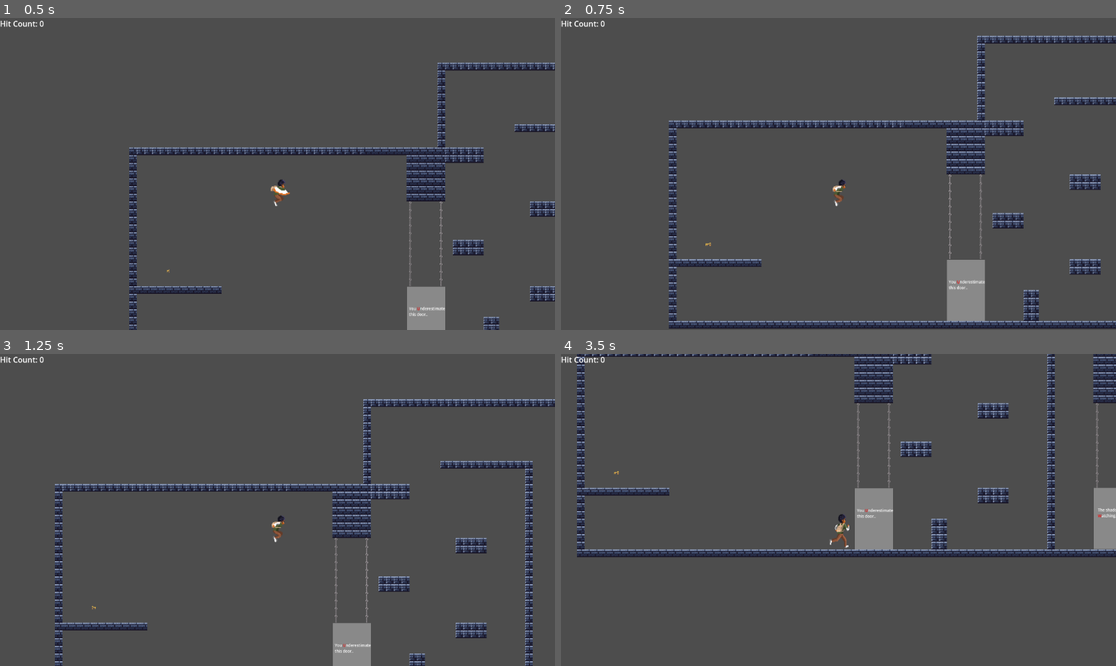
Above: before the commit, frames 1-4 (two rows, left to right).
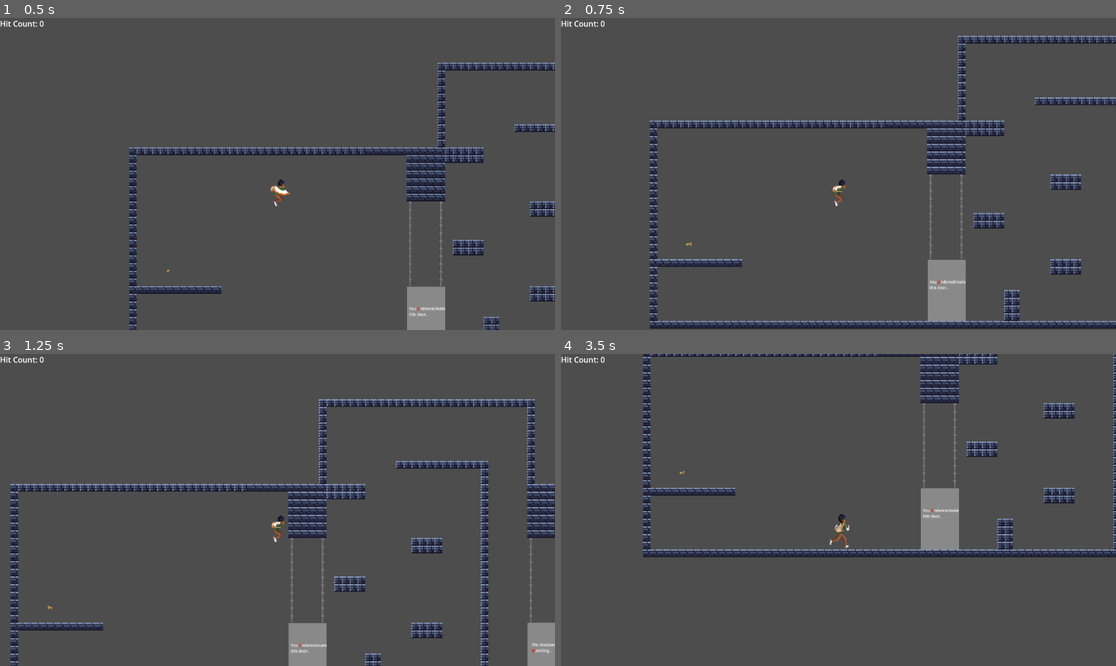
Above: after the commit, the same moments.

Repository: NMSU-Digital-Game-Design/game-jam-1-game-sandman-productions
Game: Godot game, scene res://Main.tscn
Same seed, same stepped clock (60 frames per second), same inputs: the game is played once before the commit and once after it.
Inputs:
- Up to frame 1 (0.5 s): no input
- Up to frame 2 (0.75 s): hold D (Right) from 0.53 s (still down); hold Shift (Sprint, bound only after the commit) from 0.53 s (still down)
- Up to frame 3 (1.25 s): keep holding D (Right); keep holding Shift (Sprint, bound only after the commit); tap W (Jump) at 0.77 s
- Up to frame 4 (3.5 s): release Shift (Sprint, bound only after the commit) at 1.28 s; tap S (Roll, bound only after the commit) at 1.35 s; tap W (Jump) at 1.52, 3.02 s; tap Shift (Sprint, bound only after the commit) at 1.55, 2.85 s; release D (Right) at 2.03 s; hold A (Left) 2.03-2.78 s; hold Shift (Sprint, bound only after the commit) 2.03-2.78 s; tap Space (Roll, bound only before the commit) at 2.1 s; hold D (Right) from 2.78 s (still down)

Frame 1 is identical in both runs. In frame 2, 8.1% of the frame differs, in the area x 15-100%, y 5-100%; in frame 3, 13%, in the area x 1-100%, y 14-100%; in frame 4, 12%.

Commit message:
Added Sprint Mechanic

Diff:
--- a/Int Test Isaiah/Mindhunter/Escalator/Escalator.tscn
+++ b/Int Test Isaiah/Mindhunter/Escalator/Escalator.tscn
@@ -7,6 +7,7 @@
 [ext_resource type="Texture2D" uid="uid://sl8yevj3pk4f" path="res://Escalator/Assets/SpriteSheet/run.png" id="5_665ck"]
 [ext_resource type="AudioStream" uid="uid://b7h7drs2ioamc" path="res://Escalator/Assets/mixkit-impact-of-a-blow-2150.wav" id="5_j50fp"]
 [ext_resource type="Texture2D" uid="uid://dprukl7h7eql4" path="res://Escalator/Assets/SpriteSheet/Roll.png" id="5_q7mh7"]
+[ext_resource type="Texture2D" uid="uid://d10vso7gbsvmc" path="res://Escalator/Assets/SpriteSheet/sprint.png" id="6_66i1h"]
 
 [sub_resource type="AtlasTexture" id="AtlasTexture_jcf7k"]
 atlas = ExtResource("2_ksona")
@@ -239,6 +240,54 @@
 [sub_resource type="AtlasTexture" id="AtlasTexture_60i5s"]
 atlas = ExtResource("5_q7mh7")
 region = Rect2(1024, 0, 64, 64)
+
+[sub_resource type="AtlasTexture" id="AtlasTexture_07i55"]
+atlas = ExtResource("6_66i1h")
+region = Rect2(0, 0, 64, 64)
+
+[sub_resource type="AtlasTexture" id="AtlasTexture_lrt1i"]
+atlas = ExtResource("6_66i1h")
+region = Rect2(64, 0, 64, 64)
+
+[sub_resource type="AtlasTexture" id="AtlasTexture_3wwu5"]
+atlas = ExtResource("6_66i1h")
+region = Rect2(128, 0, 64, 64)
+
+[sub_resource type="AtlasTexture" id="AtlasTexture_d5c0n"]
+atlas = ExtResource("6_66i1h")
+region = Rect2(192, 0, 64, 64)
+
+[sub_resource type="AtlasTexture" id="AtlasTexture_t85rh"]
+atlas = ExtResource("6_66i1h")
+region = Rect2(256, 0, 64, 64)
+
+[sub_resource type="AtlasTexture" id="AtlasTexture_cokvo"]
+atlas = ExtResource("6_66i1h")
+region = Rect2(320, 0, 64, 64)
+
+[sub_resource type="AtlasTexture" id="AtlasTexture_nf87h"]
+atlas = ExtResource("6_66i1h")
+region = Rect2(384, 0, 64, 64)
+
+[sub_resource type="AtlasTexture" id="AtlasTexture_3lnyh"]
+atlas = ExtResource("6_66i1h")
+region = Rect2(448, 0, 64, 64)
+
+[sub_resource type="AtlasTexture" id="AtlasTexture_w2dyo"]
+atlas = ExtResource("6_66i1h")
+region = Rect2(512, 0, 64, 64)
+
+[sub_resource type="AtlasTexture" id="AtlasTexture_5smvv"]
+atlas = ExtResource("6_66i1h")
+region = Rect2(576, 0, 64, 64)
+
+[sub_resource type="AtlasTexture" id="AtlasTexture_2gtr2"]
+atlas = ExtResource("6_66i1h")
+region = Rect2(640, 0, 64, 64)
+
+[sub_resource type="AtlasTexture" id="AtlasTexture_lwd52"]
+atlas = ExtResource("6_66i1h")
+region = Rect2(704, 0, 64, 64)
 
 [sub_resource type="AtlasTexture" id="AtlasTexture_ymsws"]
 atlas = ExtResource("5_665ck")
@@ -472,6 +521,47 @@
 "loop": true,
 "name": &"roll",
 "speed": 10.0
+}, {
+"frames": [{
+"duration": 1.0,
+"texture": SubResource("AtlasTexture_07i55")
+}, {
+"duration": 1.0,
+"texture": SubResource("AtlasTexture_lrt1i")
+}, {
+"duration": 1.0,
+"texture": SubResource("AtlasTexture_3wwu5")
+}, {
+"duration": 1.0,
+"texture": SubResource("AtlasTexture_d5c0n")
+}, {
+"duration": 1.0,
+"texture": SubResource("AtlasTexture_t85rh")
+}, {
+"duration": 1.0,
+"texture": SubResource("AtlasTexture_cokvo")
+}, {
+"duration": 1.0,
+"texture": SubResource("AtlasTexture_nf87h")
+}, {
+"duration": 1.0,
+"texture": SubResource("AtlasTexture_3lnyh")
+}, {
+"duration": 1.0,
+"texture": SubResource("AtlasTexture_w2dyo")
+}, {
+"duration": 1.0,
+"texture": SubResource("AtlasTexture_5smvv")
+}, {
+"duration": 1.0,
+"texture": SubResource("AtlasTexture_2gtr2")
+}, {
+"duration": 1.0,
+"texture": SubResource("AtlasTexture_lwd52")
+}],
+"loop": true,
+"name": &"sprint",
+"speed": 15.0
 }, {
 "frames": [{
 "duration": 1.0,
@@ -518,7 +608,9 @@
 position = Vector2(4, 37)
 scale = Vector2(1.125, 1.40625)
 sprite_frames = SubResource("SpriteFrames_f117k")
+animation = &"walking"
 autoplay = "default"
+frame_progress = 0.870374
 
 [node name="CollisionShape2D" type="CollisionShape2D" parent="."]
 position = Vector2(3, 44)
--- a/Int Test Isaiah/Mindhunter/Escalator/escalator.gd
+++ b/Int Test Isaiah/Mindhunter/Escalator/escalator.gd
@@ -2,6 +2,7 @@
 
 var gravity = 350
 var walkingVelocity = 220
+var sprintingVelocity = 420
 var jumpVelocity = 220
 
 signal beenHit;
@@ -46,18 +47,33 @@
 	else:
 		# Normal movement
 		if Input.is_action_pressed("Right"):
-			velocity.x = walkingVelocity
+			if Input.is_action_pressed("Sprint"):
+				velocity.x = sprintingVelocity
+			else:
+				velocity.x = walkingVelocity
 			facing_right = true
 			if is_on_floor():
-				$AnimatedSprite2D.animation = "walking"
-				$AnimatedSprite2D.play()
+				if Input.is_action_pressed("Sprint"):
+					$AnimatedSprite2D.animation = "sprint"
+					$AnimatedSprite2D.play()
+				else :
+					$AnimatedSprite2D.animation = "walking"
+					$AnimatedSprite2D.play()
 			$AnimatedSprite2D.flip_h = false
 		elif Input.is_action_pressed("Left"):
-			velocity.x = -walkingVelocity
+			if Input.is_action_pressed("Sprint"):
+				$AnimatedSprite2D.animation = "sprint"
+				velocity.x = -sprintingVelocity
+			else:
+				velocity.x = -walkingVelocity
 			facing_right = false
 			if is_on_floor():
-				$AnimatedSprite2D.animation = "walking"
-				$AnimatedSprite2D.play()
+				if Input.is_action_pressed("Sprint"):
+					$AnimatedSprite2D.animation = "sprint"
+					$AnimatedSprite2D.play()
+				else :
+					$AnimatedSprite2D.animation = "walking"
+					$AnimatedSprite2D.play()
 			$AnimatedSprite2D.flip_h = true
 		else:
 			velocity.x = 0
--- a/Int Test Isaiah/Mindhunter/project.godot
+++ b/Int Test Isaiah/Mindhunter/project.godot
@@ -30,11 +30,17 @@
 Jump={
 "deadzone": 0.2,
 "events": [Object(InputEventKey,"resource_local_to_scene":false,"resource_name":"","device":-1,"window_id":0,"alt_press …(192 unchanged characters)…
-, null]
+, null, Object(InputEventKey,"resource_local_to_scene":false,"resource_name":"","device":-1,"window_id":0,"alt_pressed":false,"shift_pressed":false,"ctrl_pressed":false,"meta_pressed":false,"pressed":false,"keycode":0,"physical_keycode":32,"key_label":0,"unicode":32,"location":0,"echo":false,"script":null)
+]
 }
 Roll={
 "deadzone": 0.2,
-"events": [Object(InputEventKey,"resource_local_to_scene":fa …(140 unchanged characters)… d":false,"keycode":0,"physical_keycode":32,"key_label":0,"unicode":32,"location":0,"echo":false,"script":null)
+"events": [Object(InputEventKey,"resource_local_to_scene":fa …(140 unchanged characters)… d":false,"keycode":0,"physical_keycode":83,"key_label":0,"unicode":115,"location":0,"echo":false,"script":null)
+]
+}
+Sprint={
+"deadzone": 0.2,
+"events": [Object(InputEventKey,"resource_local_to_scene":false,"resource_name":"","device":-1,"window_id":0,"alt_pressed":false,"shift_pressed":false,"ctrl_pressed":false,"meta_pressed":false,"pressed":false,"keycode":0,"physical_keycode":4194325,"key_label":0,"unicode":0,"location":0,"echo":false,"script":null)
 ]
 }
 
Not shown: 1 places in Int Test Isaiah/Mindhunter/Escalator/Escalator.tscn that only renumber resources
Not shown, changed: Int Test Isaiah/Mindhunter/Map/Assets/Key.png.import
